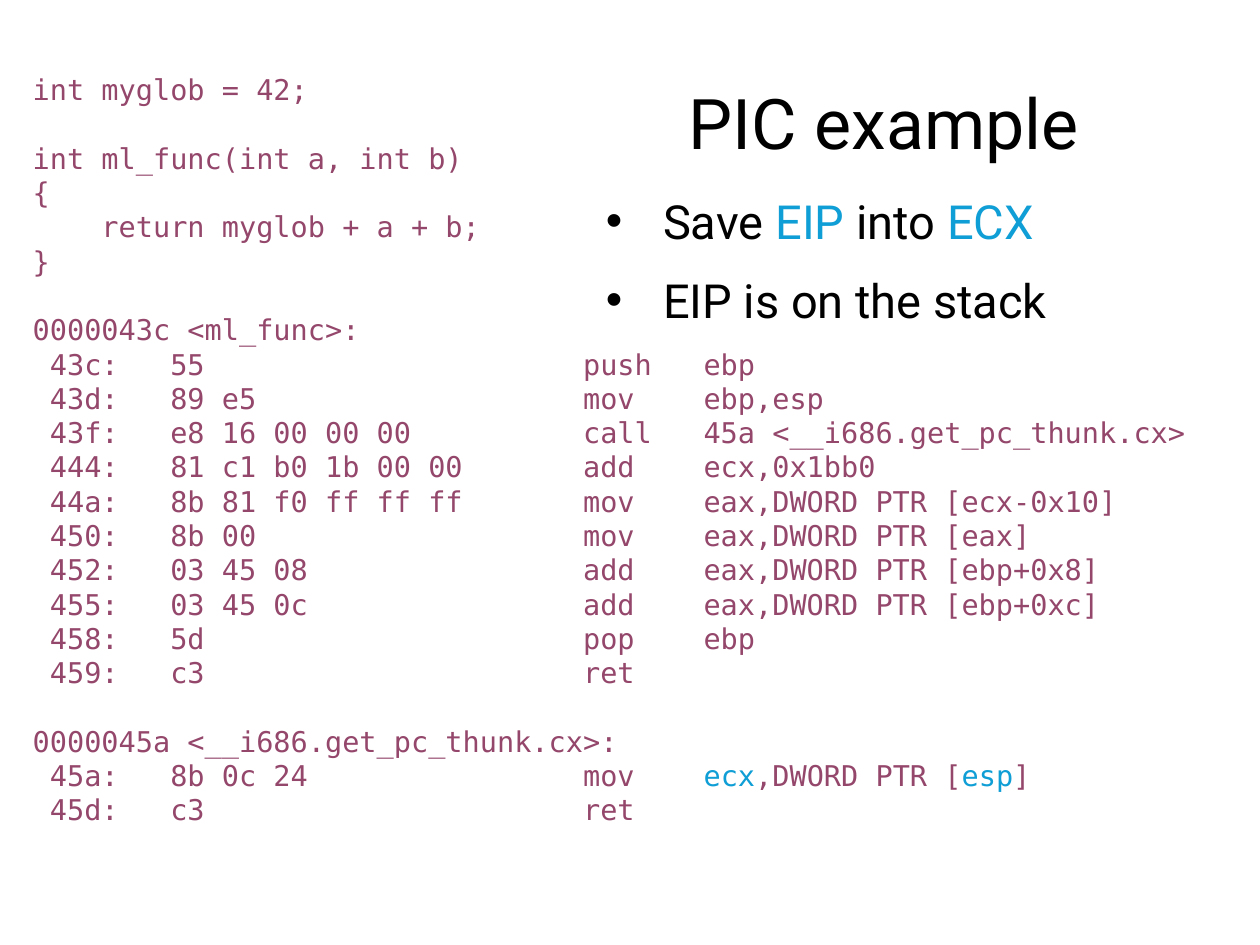
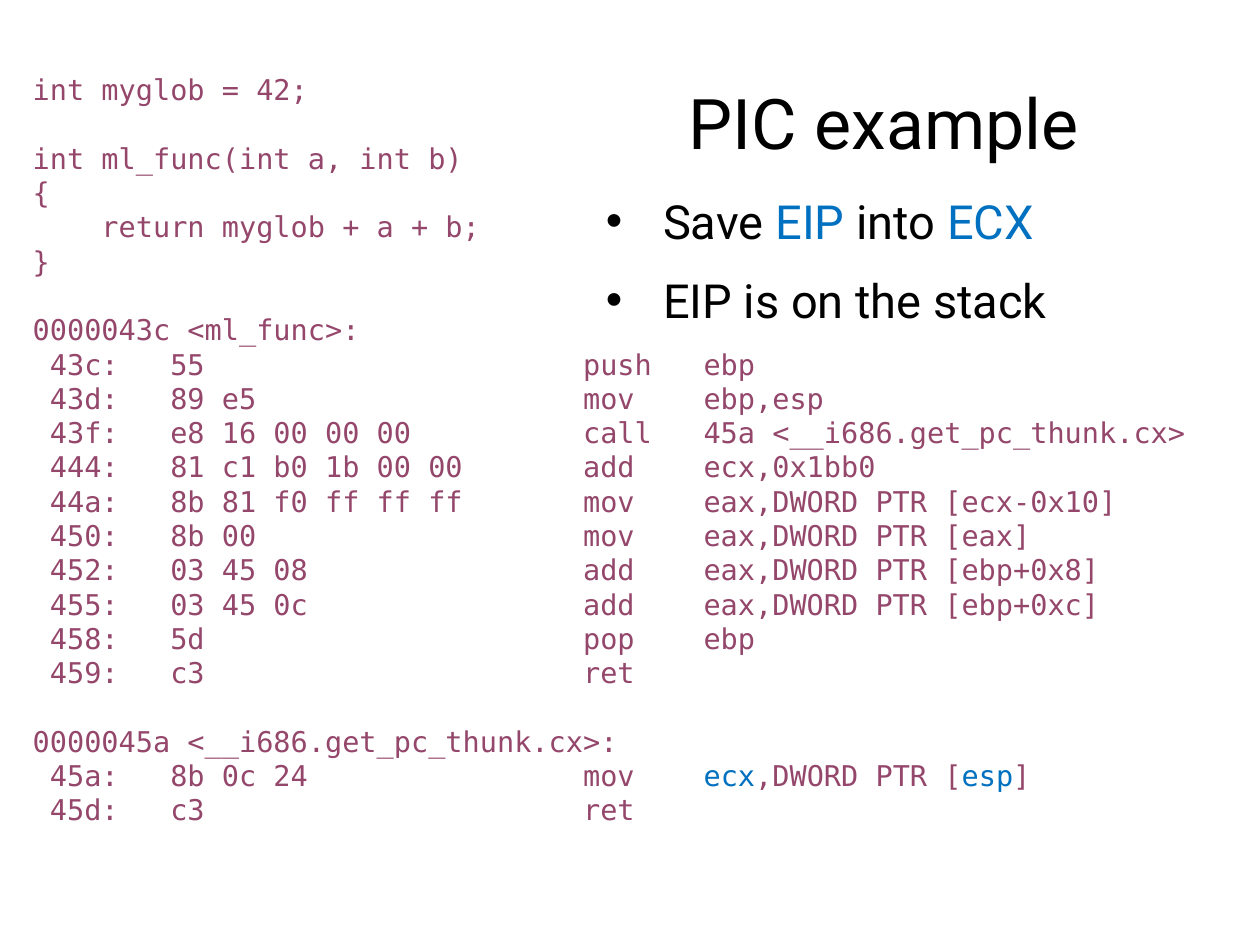
Before and after one commit to navya-d1998/cs5460, a slide deck: slide 114 of static/lectures/lecture05-linking-and-loading/lecture05-linking-and-loading.pptx. Drawn at 1260x945 pixels with LibreOffice and Linux fonts; fonts in the diff are those of the drawing. Boxes give left, top, right and bottom in pixels: in the first picture for what was removed or moved away, otherwise in the second. Text is boxed around its words. In the diff, an @@ line names an element or a change of style, - is before the commit and + after.

```diff
--- a/static/lectures/lecture05-linking-and-loading/lecture05-linking-and-loading.pptx
+++ b/static/lectures/lecture05-linking-and-loading/lecture05-linking-and-loading.pptx
@@ text at (x1=663, y1=205, x2=1034, y2=240): text colour #0F9ED5 to #0070C0 in "EIP ECX" @@
@@ text at (x1=50, y1=764, x2=1030, y2=792): text colour #0F9ED5 to #0070C0 in "ecx,DWORD [esp]" @@
```
Also in this commit, not shown: 35 other slides changed, 3 other files.
